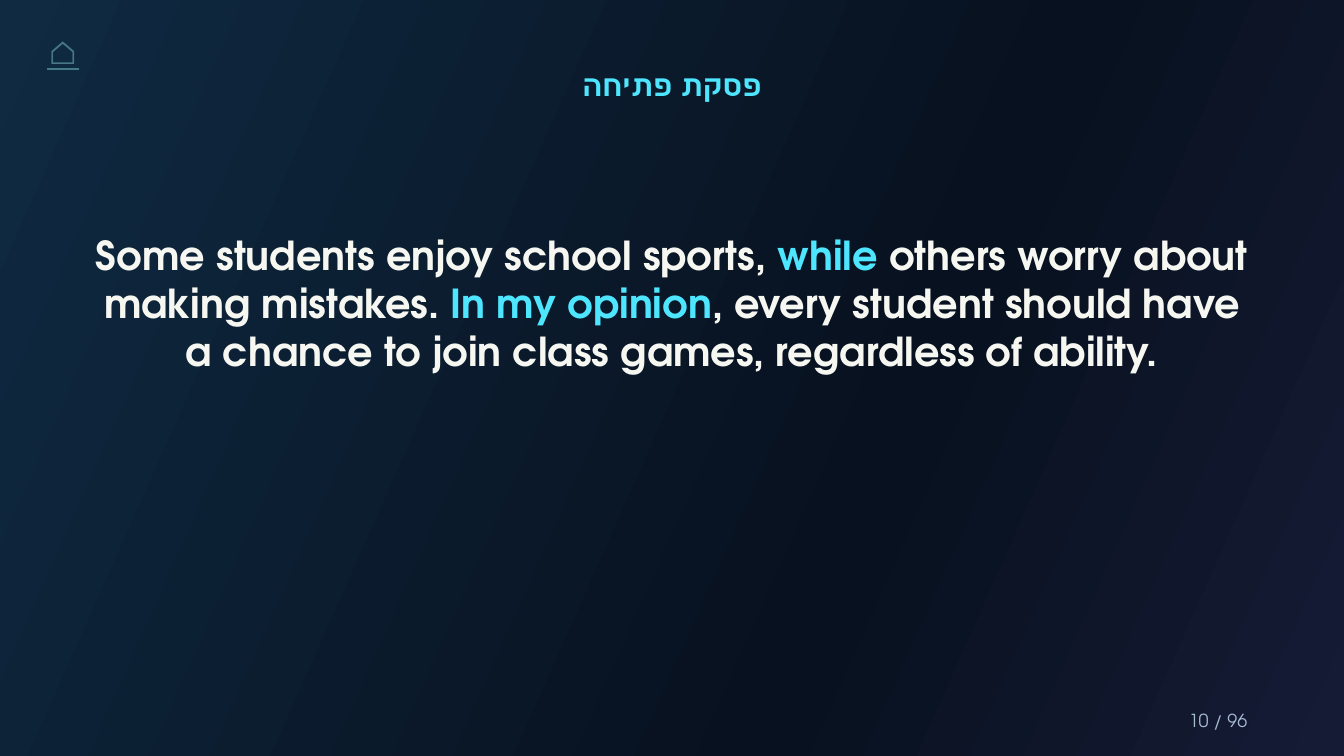
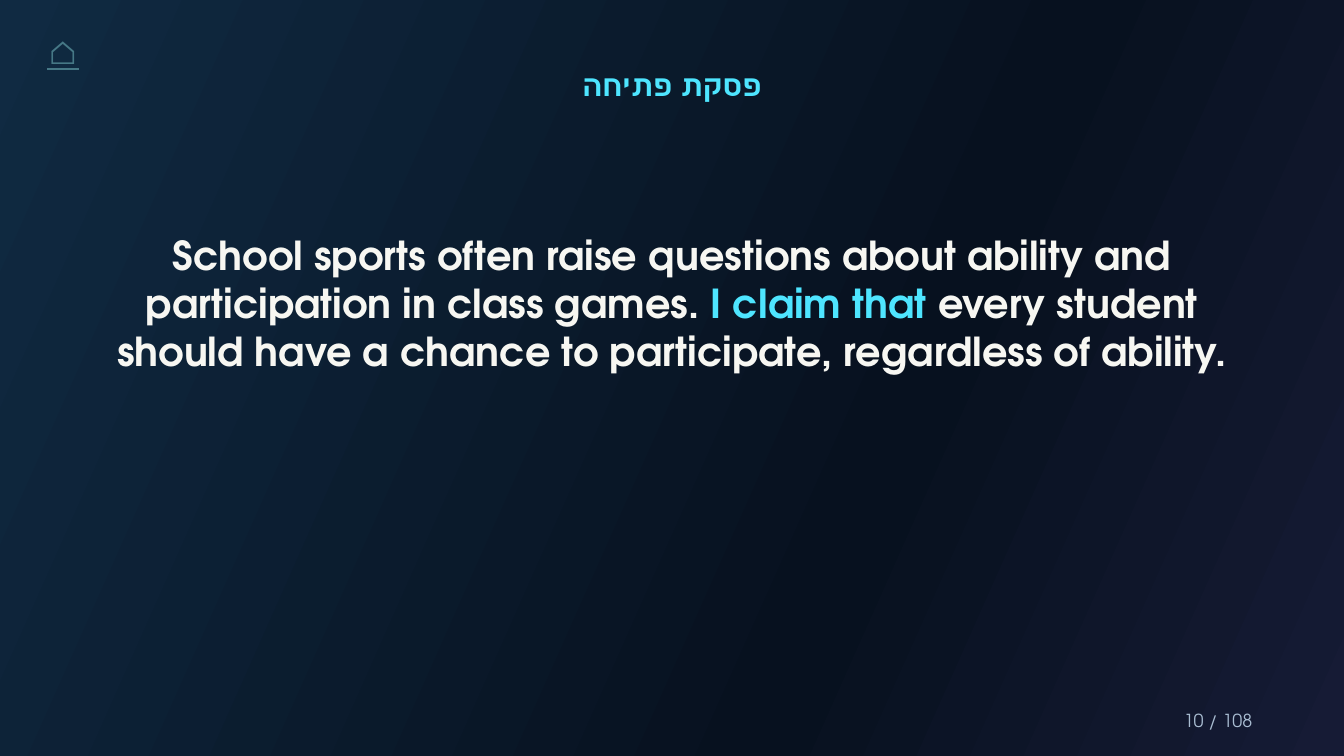
Before and after one commit to Simonh68/teachers, a slide deck: slide 10 of grade11/grammar-in-an-essay/files/grammar-in-an-essay.pptx. Drawn at 1344x756 pixels with LibreOffice and Linux fonts; fonts in the diff are those of the drawing. Boxes give left, top, right and bottom in pixels: in the first picture for what was removed or moved away, otherwise in the second. Text is boxed around its words. In the diff, an @@ line names an element or a change of style, - is before the commit and + after.

```diff
--- a/grade11/grammar-in-an-essay/files/grammar-in-an-essay.pptx
+++ b/grade11/grammar-in-an-essay/files/grammar-in-an-essay.pptx
@@ text at [117,239,1227,375]: text changed @@
-Some students enjoy school sports, while others worry about making mistakes. In my opinion, every student should have a chance to join class games, regardless of ability.
+School sports often raise questions about ability and participation in class games. I claim that every student should have a chance to participate, regardless of ability.
@@ text at [1184,713,1253,727]: text changed @@
-10 / 96
+10 / 108
```
Also in this commit, not shown: 79 other slides changed, 28 slides added, 16 slides removed, 7 other files.
